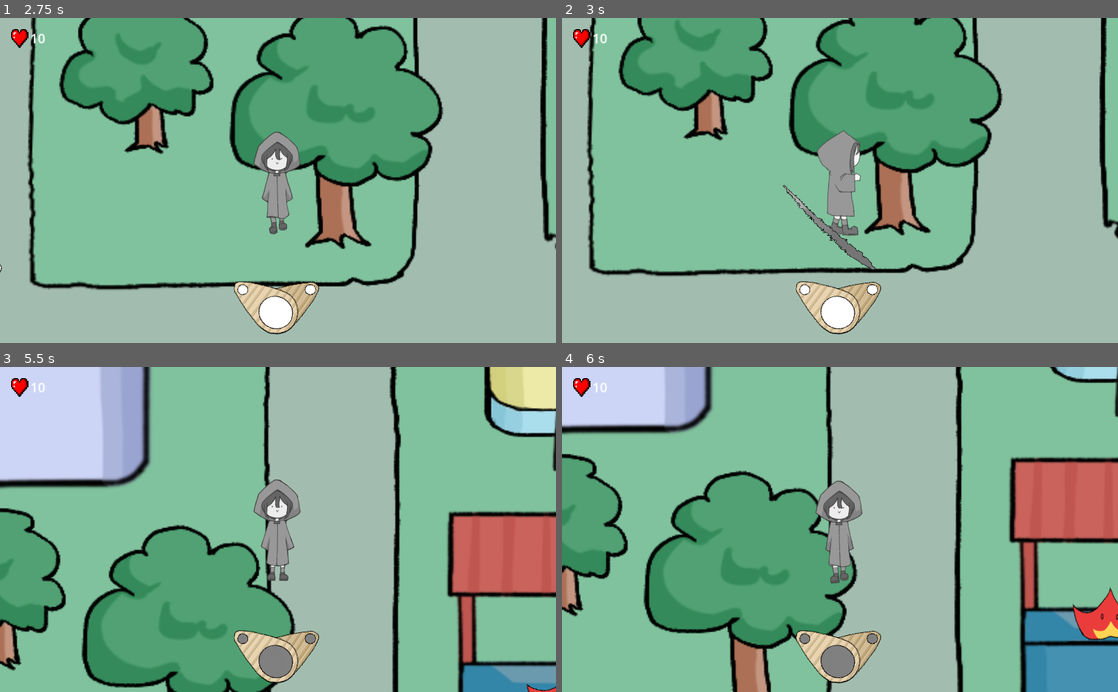
Above: before the commit, frames 1-4 (two rows, left to right).
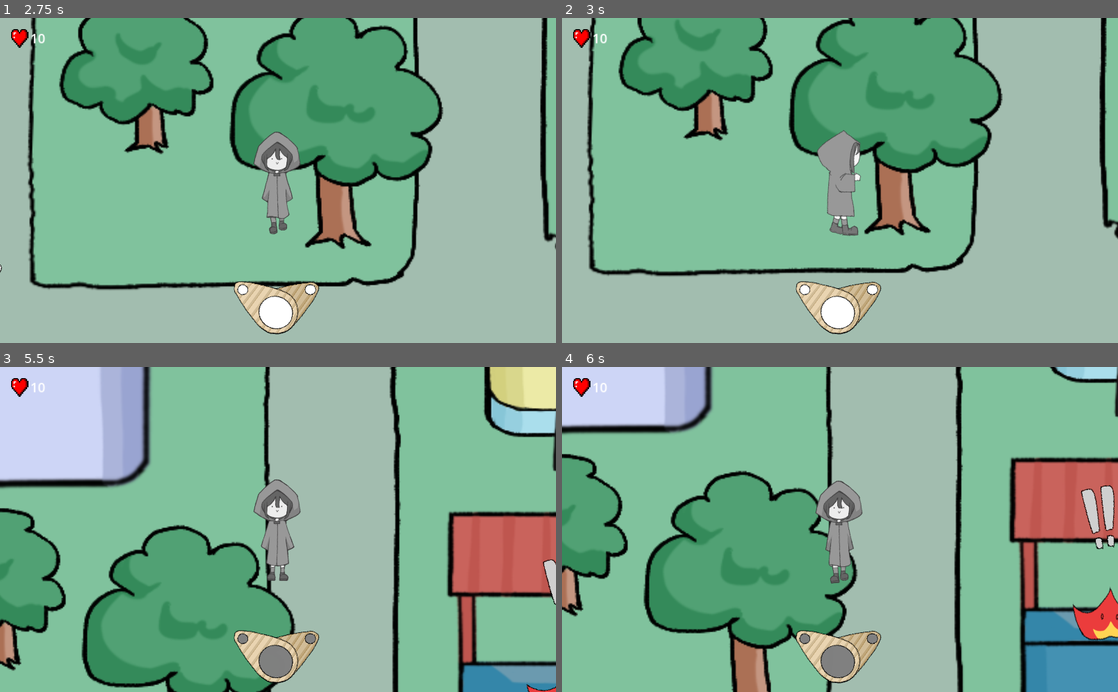
Above: after the commit, the same moments.

Repository: JMSVY-Super-Cool-Group-14/Dye-Chromatic
Game: Godot game, scene res://scenes/ui/main.tscn
The game is run twice, just before and just after one commit, with the same random seed, the same clock (stepped at 60 frames per second) and the same inputs.
Inputs (mouse positions are in pixels of both pictures, inside the frame that each line leads up to):
- Up to frame 1 (2.75 s): click "New Game" at 0.5 s; move the mouse to (400, 164) at 1.27 s; hold D (move_right) 1.28-2.03 s; tap C (interact) at 1.35 s; move the mouse to (166, 196) at 2.02 s; hold S (move_down) from 2.03 s (still down); tap V (lock_on) at 2.1 s
- Up to frame 2 (3 s): move the mouse to (895, 109) at 2.77 s; release S (move_down) at 2.78 s; hold D (move_right) from 2.78 s (still down); hold F (melee_attack) from 2.78 s (still down)
- Up to frame 3 (5.5 s): move the mouse to (250, 594) at 3.52 s; release D (move_right) at 3.53 s; release F (melee_attack) at 3.53 s; hold W (move_up) 3.53-4.28 s; tap Space (ranged_attack) at 3.6 s; move the mouse to (444, 578) at 4.27 s; hold J (special_attack) 4.28-5.03 s; hold Q (left_colour) from 4.28 s (still down); move the mouse to (111, 480) at 5.02 s; tap Shift (sprint) at 5.1 s
- Up to frame 4 (6 s): move the mouse to (867, 529) at 5.77 s; release Q (left_colour) at 5.78 s; hold S (move_down) from 5.78 s (still down); hold K (ultimate_attack) from 5.78 s (still down)

Frame 1 is identical in both runs. In frame 2, 0.5% of the frame differs, in the area x 39-57%, y 51-78%; in frame 3, 0.2%; in frame 4, 0.7%, in the area x 93-100%, y 36-57%.
Error after the commit: Attempt to call function 'get_overlapping_bodies' in base 'null instance' on a null instance. (res://scripts/player.gd:410)

Commit message:
Alerts for chase entered and exited

Diff:
--- a/src/scenes/Enemies/Enemy.tscn
+++ b/src/scenes/Enemies/Enemy.tscn
@@ -11,6 +11,17 @@
 [ext_resource type="Script" path="res://scripts/Enemies/FireSlime/FireSlimeDeath.gd" id="9_teb81"]
 [ext_resource type="Script" path="res://scripts/Enemies/FireSlime/FireSlimeStun.gd" id="10_naw5n"]
 [ext_resource type="Script" path="res://scripts/Enemies/Enemy States/EnemyRangeAttack.gd" id="11_rxyjb"]
+[ext_resource type="Texture2D" uid="uid://by3xjc0rv0nus" path="res://assets/sprites/spotted.sprites/Spotted-1.tres" id="12_66kjt"]
+[ext_resource type="Texture2D" uid="uid://dudglwf1oftfg" path="res://assets/sprites/spotted.sprites/Spotted-2.tres" id="13_fwx24"]
+[ext_resource type="Texture2D" uid="uid://svqre5ew6roy" path="res://assets/sprites/spotted.sprites/Spotted-3.tres" id="14_baox4"]
+[ext_resource type="Texture2D" uid="uid://byaonk7q8w64f" path="res://assets/sprites/spotted.sprites/Spotted-4.tres" id="15_rrqde"]
+[ext_resource type="Texture2D" uid="uid://0k3xxjbnohfv" path="res://assets/sprites/spotted.sprites/Spotted-5.tres" id="16_av8p4"]
+[ext_resource type="Texture2D" uid="uid://bq5jox6cb6gj8" path="res://assets/sprites/spotted.sprites/Spotted-6.tres" id="17_62p8v"]
+[ext_resource type="Texture2D" uid="uid://brda7gfc2rwna" path="res://assets/sprites/sensed.sprites/Sensed-1.tres" id="18_m7636"]
+[ext_resource type="Texture2D" uid="uid://di1j3a3nkpw6o" path="res://assets/sprites/sensed.sprites/Sensed-2.tres" id="19_e2215"]
+[ext_resource type="Texture2D" uid="uid://dasqnkttr5f44" path="res://assets/sprites/sensed.sprites/Sensed-3.tres" id="20_d5cw8"]
+[ext_resource type="Texture2D" uid="uid://2gs2beowu7e2" path="res://assets/sprites/sensed.sprites/Sensed-4.tres" id="21_i6qf5"]
+[ext_resource type="Texture2D" uid="uid://drqe0x83kfvk4" path="res://assets/sprites/sensed.sprites/Sensed-5.tres" id="22_8i4iw"]
 
 [sub_resource type="ShaderMaterial" id="ShaderMaterial_4pjsy"]
 resource_local_to_scene = true
@@ -238,6 +249,55 @@
 [sub_resource type="CircleShape2D" id="CircleShape2D_mc8br"]
 radius = 7.4
 
+[sub_resource type="SpriteFrames" id="SpriteFrames_q2mvy"]
+animations = [{
+"frames": [{
+"duration": 1.0,
+"texture": ExtResource("12_66kjt")
+}, {
+"duration": 1.0,
+"texture": ExtResource("13_fwx24")
+}, {
+"duration": 1.0,
+"texture": ExtResource("14_baox4")
+}, {
+"duration": 1.0,
+"texture": ExtResource("15_rrqde")
+}, {
+"duration": 1.0,
+"texture": ExtResource("16_av8p4")
+}, {
+"duration": 1.0,
+"texture": ExtResource("17_62p8v")
+}],
+"loop": false,
+"name": &"default",
+"speed": 5.0
+}]
+
+[sub_resource type="SpriteFrames" id="SpriteFrames_5b251"]
+animations = [{
+"frames": [{
+"duration": 1.0,
+"texture": ExtResource("18_m7636")
+}, {
+"duration": 1.0,
+"texture": ExtResource("19_e2215")
+}, {
+"duration": 1.0,
+"texture": ExtResource("20_d5cw8")
+}, {
+"duration": 1.0,
+"texture": ExtResource("21_i6qf5")
+}, {
+"duration": 1.0,
+"texture": ExtResource("22_8i4iw")
+}],
+"loop": true,
+"name": &"default",
+"speed": 5.0
+}]
+
 [node name="Slime" type="CharacterBody2D" node_paths=PackedStringArray("fsm") groups=["enemy"]]
 scale = Vector2(5, 5)
 script = ExtResource("1_xq5uw")
@@ -287,6 +347,19 @@
 [node name="RangeAttack" type="Node" parent="State Machine"]
 script = ExtResource("11_rxyjb")
 
+[node name="Alerted" type="AnimatedSprite2D" parent="."]
+visible = false
+position = Vector2(1, -30.8)
+scale = Vector2(0.05, 0.05)
+sprite_frames = SubResource("SpriteFrames_q2mvy")
+
+[node name="Confused" type="AnimatedSprite2D" parent="."]
+visible = false
+position = Vector2(1, -22.2)
+scale = Vector2(0.05, 0.05)
+sprite_frames = SubResource("SpriteFrames_5b251")
+frame_progress = 0.942786
+
 [connection signal="body_entered" from="Hit Box" to="." method="_on_hit_box_body_entered"]
 [connection signal="body_exited" from="Hit Box" to="State Machine/Attack" method="_on_hit_box_body_exited"]
 [connection signal="took_dmg" from="State Machine" to="." method="_on_state_machine_took_dmg"]
--- /dev/null
+++ b/src/scenes/Enemies/detected.tscn
@@ -0,0 +1,47 @@
+[gd_scene load_steps=8 format=3 uid="uid://iv7lrg5rl3c"]
+
+[ext_resource type="Texture2D" uid="uid://by3xjc0rv0nus" path="res://assets/sprites/spotted.sprites/Spotted-1.tres" id="1_r0j6n"]
+[ext_resource type="Texture2D" uid="uid://dudglwf1oftfg" path="res://assets/sprites/spotted.sprites/Spotted-2.tres" id="2_wdjxu"]
+[ext_resource type="Texture2D" uid="uid://svqre5ew6roy" path="res://assets/sprites/spotted.sprites/Spotted-3.tres" id="3_673p2"]
+[ext_resource type="Texture2D" uid="uid://byaonk7q8w64f" path="res://assets/sprites/spotted.sprites/Spotted-4.tres" id="4_yy0cw"]
+[ext_resource type="Texture2D" uid="uid://0k3xxjbnohfv" path="res://assets/sprites/spotted.sprites/Spotted-5.tres" id="5_6e1xo"]
+[ext_resource type="Texture2D" uid="uid://bq5jox6cb6gj8" path="res://assets/sprites/spotted.sprites/Spotted-6.tres" id="6_3wi88"]
+
+[sub_resource type="SpriteFrames" id="SpriteFrames_medwl"]
+animations = [{
+"frames": [{
+"duration": 1.0,
+"texture": ExtResource("1_r0j6n")
+}, {
+"duration": 1.0,
+"texture": ExtResource("2_wdjxu")
+}, {
+"duration": 1.0,
+"texture": ExtResource("3_673p2")
+}, {
+"duration": 1.0,
+"texture": ExtResource("4_yy0cw")
+}, {
+"duration": 1.0,
+"texture": ExtResource("5_6e1xo")
+}, {
+"duration": 1.0,
+"texture": ExtResource("6_3wi88")
+}],
+"loop": false,
+"name": &"alerted",
+"speed": 5.0
+}]
+
+[node name="Detected" type="Control"]
+layout_mode = 3
+anchors_preset = 0
+offset_right = 40.0
+offset_bottom = 40.0
+
+[node name="AnimatedSprite2D" type="AnimatedSprite2D" parent="."]
+position = Vector2(14, -988)
+sprite_frames = SubResource("SpriteFrames_medwl")
+animation = &"alerted"
+frame = 5
+frame_progress = 1.0
--- a/src/scenes/Enemies/fire_slime.tscn
+++ b/src/scenes/Enemies/fire_slime.tscn
@@ -26,6 +26,17 @@
 [ext_resource type="Script" path="res://scripts/Enemies/FireSlime/FireSlimeIdle.gd" id="22_y3m78"]
 [ext_resource type="Script" path="res://scripts/Enemies/FireSlime/FireSlimeChase.gd" id="23_ajkd2"]
 [ext_resource type="Script" path="res://scripts/Enemies/FireSlime/FireSlimeAttack.gd" id="24_1mavq"]
+[ext_resource type="Texture2D" uid="uid://by3xjc0rv0nus" path="res://assets/sprites/spotted.sprites/Spotted-1.tres" id="27_32yit"]
+[ext_resource type="Texture2D" uid="uid://dudglwf1oftfg" path="res://assets/sprites/spotted.sprites/Spotted-2.tres" id="28_qb7cc"]
+[ext_resource type="Texture2D" uid="uid://svqre5ew6roy" path="res://assets/sprites/spotted.sprites/Spotted-3.tres" id="29_fc4gf"]
+[ext_resource type="Texture2D" uid="uid://byaonk7q8w64f" path="res://assets/sprites/spotted.sprites/Spotted-4.tres" id="30_q2uur"]
+[ext_resource type="Texture2D" uid="uid://0k3xxjbnohfv" path="res://assets/sprites/spotted.sprites/Spotted-5.tres" id="31_1kj1v"]
+[ext_resource type="Texture2D" uid="uid://bq5jox6cb6gj8" path="res://assets/sprites/spotted.sprites/Spotted-6.tres" id="32_tim3e"]
+[ext_resource type="Texture2D" uid="uid://brda7gfc2rwna" path="res://assets/sprites/sensed.sprites/Sensed-1.tres" id="33_653ni"]
+[ext_resource type="Texture2D" uid="uid://di1j3a3nkpw6o" path="res://assets/sprites/sensed.sprites/Sensed-2.tres" id="34_nlkp5"]
+[ext_resource type="Texture2D" uid="uid://dasqnkttr5f44" path="res://assets/sprites/sensed.sprites/Sensed-3.tres" id="35_e6q08"]
+[ext_resource type="Texture2D" uid="uid://2gs2beowu7e2" path="res://assets/sprites/sensed.sprites/Sensed-4.tres" id="36_dohva"]
+[ext_resource type="Texture2D" uid="uid://drqe0x83kfvk4" path="res://assets/sprites/sensed.sprites/Sensed-5.tres" id="37_eo1e5"]
 
 [sub_resource type="ShaderMaterial" id="ShaderMaterial_4pjsy"]
 resource_local_to_scene = true
@@ -150,7 +161,57 @@
 [sub_resource type="CircleShape2D" id="CircleShape2D_mc8br"]
 radius = 2.47386
 
+[sub_resource type="SpriteFrames" id="SpriteFrames_a8080"]
+animations = [{
+"frames": [{
+"duration": 1.0,
+"texture": ExtResource("27_32yit")
+}, {
+"duration": 1.0,
+"texture": ExtResource("28_qb7cc")
+}, {
+"duration": 1.0,
+"texture": ExtResource("29_fc4gf")
+}, {
+"duration": 1.0,
+"texture": ExtResource("30_q2uur")
+}, {
+"duration": 1.0,
+"texture": ExtResource("31_1kj1v")
+}, {
+"duration": 1.0,
+"texture": ExtResource("32_tim3e")
+}],
+"loop": false,
+"name": &"default",
+"speed": 5.0
+}]
+
+[sub_resource type="SpriteFrames" id="SpriteFrames_ksgki"]
+animations = [{
+"frames": [{
+"duration": 1.0,
+"texture": ExtResource("33_653ni")
+}, {
+"duration": 1.0,
+"texture": ExtResource("34_nlkp5")
+}, {
+"duration": 1.0,
+"texture": ExtResource("35_e6q08")
+}, {
+"duration": 1.0,
+"texture": ExtResource("36_dohva")
+}, {
+"duration": 1.0,
+"texture": ExtResource("37_eo1e5")
+}],
+"loop": true,
+"name": &"default",
+"speed": 5.0
+}]
+
 [node name="Fire Slime" type="CharacterBody2D" node_paths=PackedStringArray("fsm") groups=["enemy"]]
+position = Vector2(-1, 9)
 scale = Vector2(5, 5)
 script = ExtResource("1_r53rm")
 fsm = NodePath("State Machine")
@@ -169,13 +230,13 @@
 }
 
 [node name="CollisionShape2D" type="CollisionShape2D" parent="."]
-position = Vector2(-1.49012e-08, -2.6)
+position = Vector2(8.94066e-09, -2.4)
 shape = SubResource("CircleShape2D_rk53v")
 
 [node name="Hit Box" type="Area2D" parent="."]
 
 [node name="CollisionShape2D" type="CollisionShape2D" parent="Hit Box"]
-position = Vector2(-1.49012e-08, -2.6)
+position = Vector2(-2.98027e-09, -2.2)
 shape = SubResource("CircleShape2D_mc8br")
 
 [node name="State Machine" type="Node" parent="."]
@@ -200,5 +261,19 @@
 [node name="Stun" type="Node" parent="State Machine"]
 script = ExtResource("10_e6us1")
 
+[node name="Alerted" type="AnimatedSprite2D" parent="."]
+visible = false
+position = Vector2(0.2, -9.2)
+scale = Vector2(0.01, 0.01)
+sprite_frames = SubResource("SpriteFrames_a8080")
+
+[node name="Confused" type="AnimatedSprite2D" parent="."]
+visible = false
+position = Vector2(0.2, -9.2)
+scale = Vector2(0.01, 0.01)
+sprite_frames = SubResource("SpriteFrames_ksgki")
+
 [connection signal="body_entered" from="Hit Box" to="." method="_on_hit_box_body_entered"]
 [connection signal="body_exited" from="Hit Box" to="State Machine/RangeAttack" method="_on_hit_box_body_exited"]
+[connection signal="took_dmg" from="State Machine" to="." method="_on_state_machine_took_dmg"]
+[connection signal="took_dmg" from="State Machine" to="AnimatedSprite2D" method="_on_state_machine_took_dmg"]
--- a/src/scenes/player.tscn
+++ b/src/scenes/player.tscn
@@ -40,11 +40,6 @@
 [ext_resource type="Texture2D" uid="uid://dyxxmbruridks" path="res://assets/sprites/mc_basic.sprites/walk_back/walk_b6.tres" id="31_tl005"]
 [ext_resource type="Script" path="res://scripts/PlayerAnimated.gd" id="33_pu3a3"]
 [ext_resource type="Script" path="res://scripts/Camera2D.gd" id="34_oibyl"]
-[ext_resource type="Texture2D" uid="uid://dex3d2e5spbo6" path="res://assets/sprites/slash.sprites/Slash-1.tres" id="41_044ym"]
-[ext_resource type="Texture2D" uid="uid://ui4hssfnydx4" path="res://assets/sprites/slash.sprites/Slash-2.tres" id="42_ge6ck"]
-[ext_resource type="Texture2D" uid="uid://cxxag1we6q62f" path="res://assets/sprites/slash.sprites/Slash-3.tres" id="43_yem7g"]
-[ext_resource type="Texture2D" uid="uid://l2nvsqvjk3wm" path="res://assets/sprites/slash.sprites/Slash-4.tres" id="44_6dvai"]
-[ext_resource type="Texture2D" uid="uid://bg1h6s2vbpvvn" path="res://assets/UI/targetLockTemp.png" id="45_ar07b"]
 
 [sub_resource type="SpriteFrames" id="SpriteFrames_bgi2u"]
 animations = [{
@@ -215,102 +210,6 @@
 height = 1020.0
 
 [sub_resource type="CapsuleShape2D" id="CapsuleShape2D_ugejp"]
-
-[sub_resource type="SpriteFrames" id="SpriteFrames_jbfnq"]
-animations = [{
-"frames": [{
-"duration": 0.1,
-"texture": null
-}, {
-"duration": 0.1,
-"texture": ExtResource("41_044ym")
-}, {
-"duration": 0.1,
-"texture": ExtResource("42_ge6ck")
-}, {
-"duration": 0.1,
-"texture": ExtResource("43_yem7g")
-}, {
-"duration": 0.1,
-"texture": ExtResource("44_6dvai")
-}, {
-"duration": 0.1,
-"texture": null
-}],
-"loop": false,
-"name": &"attack",
-"speed": 15.0
-}]
-
-[sub_resource type="Animation" id="Animation_81yjo"]
-resource_name = "attack1"
-length = 3.5
-tracks/0/type = "value"
-tracks/0/imported = false
-tracks/0/enabled = true
-tracks/0/path = NodePath("MeleeAnimate1:frame")
-tracks/0/interp = 1
-tracks/0/loop_wrap = true
-tracks/0/keys = {
-"times": PackedFloat32Array(0, 0.2, 1, 1.8, 2.6, 3.5),
-"transitions": PackedFloat32Array(1, 1, 1, 1, 1, 1),
-"update": 1,
-"values": [0, 1, 2, 3, 4, 5]
-}
-tracks/1/type = "value"
-tracks/1/imported = false
-tracks/1/enabled = true
-tracks/1/path = NodePath("MeleeHitbox:disabled")
-tracks/1/interp = 1
-tracks/1/loop_wrap = true
-tracks/1/keys = {
-"times": PackedFloat32Array(0, 1, 3, 3.5),
-"transitions": PackedFloat32Array(1, 1, 1, 1),
-"update": 1,
-"values": [true, false, false, true]
-}
-
-[sub_resource type="AnimationLibrary" id="AnimationLibrary_qtfsg"]
-_data = {
-"attack1": SubResource("Animation_81yjo")
-}
-
-[sub_resource type="Animation" id="Animation_l0y56"]
-resource_name = "attack2"
-length = 3.5
-tracks/0/type = "value"
-tracks/0/imported = false
-tracks/0/enabled = true
-tracks/0/path = NodePath(".:frame")
-tracks/0/interp = 1
-tracks/0/loop_wrap = true
-tracks/0/keys = {
-"times": PackedFloat32Array(0, 0.2, 1, 1.8, 2.6, 3.5),
-"transitions": PackedFloat32Array(1, 1, 1, 1, 1, 1),
-"update": 1,
-"values": [0, 1, 2, 3, 4, 5]
-}
-tracks/1/type = "value"
-tracks/1/imported = false
-tracks/1/enabled = true
-tracks/1/path = NodePath("../MeleeHitbox:disabled")
-tracks/1/interp = 1
-tracks/1/loop_wrap = true
-tracks/1/keys = {
-"times": PackedFloat32Array(0, 1, 3, 3.5),
-"transitions": PackedFloat32Array(1, 1, 1, 1),
-"update": 1,
-"values": [true, false, false, true]
-}
-
-[sub_resource type="AnimationLibrary" id="AnimationLibrary_2r1e6"]
-_data = {
-"attack2": SubResource("Animation_l0y56")
-}
-
-[sub_resource type="CircleShape2D" id="CircleShape2D_aq8ff"]
-
-[sub_resource type="RectangleShape2D" id="RectangleShape2D_15o0i"]
 
 [node name="Player" type="Area2D" groups=["player"]]
 script = ExtResource("1_p4u05")
@@ -320,6 +219,7 @@
 sprite_frames = SubResource("SpriteFrames_bgi2u")
 animation = &"melee_up"
 autoplay = "idle"
+frame_progress = 0.0637815
 script = ExtResource("33_pu3a3")
 
 [node name="CollisionShape2D" type="CollisionShape2D" parent="." groups=["player"]]
@@ -333,57 +233,8 @@
 script = ExtResource("34_oibyl")
 
 [node name="MeleeRange" type="Area2D" parent="."]
-position = Vector2(0, -61)
-
-[node name="MeleeHitbox" type="CollisionShape2D" parent="MeleeRange"]
-scale = Vector2(6.12829, 4.58599)
+
+[node name="CollisionShape2D" type="CollisionShape2D" parent="MeleeRange"]
+scale = Vector2(8.68829, 5.42599)
 shape = SubResource("CapsuleShape2D_ugejp")
 disabled = true
-
-[node name="MeleeAnimate1" type="AnimatedSprite2D" parent="MeleeRange"]
-rotation = 1.5708
-scale = Vector2(0.2, 0.2)
-sprite_frames = SubResource("SpriteFrames_jbfnq")
-animation = &"attack"
-frame = 5
-
-[node name="MeleePlayer1" type="AnimationPlayer" parent="MeleeRange/MeleeAnimate1"]
-root_node = NodePath("../..")
-libraries = {
-"": SubResource("AnimationLibrary_qtfsg")
-}
-speed_scale = 12.0
-
-[node name="MeleeAnimate2" type="AnimatedSprite2D" parent="MeleeRange"]
-rotation = 1.5708
-scale = Vector2(0.2, -0.2)
-sprite_frames = SubResource("SpriteFrames_jbfnq")
-animation = &"attack"
-
-[node name="MeleePlayer2" type="AnimationPlayer" parent="MeleeRange/MeleeAnimate2"]
-libraries = {
-"": SubResource("AnimationLibrary_2r1e6")
-}
-speed_scale = 12.0
-
-[node name="BlueUlt" type="Area2D" parent="."]
-
-[node name="CollisionShape2D" type="CollisionShape2D" parent="BlueUlt"]
-scale = Vector2(15, 15)
-shape = SubResource("CircleShape2D_aq8ff")
-disabled = true
-
-[node name="DetectRange" type="Area2D" parent="."]
-
-[node name="CollisionShape2D" type="CollisionShape2D" parent="DetectRange"]
-position = Vector2(0, -112)
-scale = Vector2(19.04, 13.08)
-shape = SubResource("RectangleShape2D_15o0i")
-
-[node name="TargetLock" type="Sprite2D" parent="."]
-visible = false
-scale = Vector2(0.1, 0.1)
-texture = ExtResource("45_ar07b")
-
-[connection signal="body_entered" from="MeleeRange" to="." method="_on_melee_range_body_entered"]
-[connection signal="body_entered" from="BlueUlt" to="." method="_on_blue_ult_body_entered"]
--- a/src/scripts/Enemies/Enemy States/EnemyChase.gd
+++ b/src/scripts/Enemies/Enemy States/EnemyChase.gd
@@ -8,13 +8,20 @@
 @onready var enemy = $"../.."
 @onready var player = $"../../../../Player"
 @onready var sm = $".."
+@onready var alert = $"../../Alerted"
+@onready var confused = $"../../Confused"
 
 
 func _enter_state():
-	print("Chase")
+	confused.visible = false
+	alert.visible = true
+	alert.play("default")
 
 func _exit_state():
-	pass
+	alert.visible = false
+	confused.visible = true
+	confused.play("default")
+	get_tree().create_timer(2).timeout.connect(func(): confused.visible = false)
 
 func _state_physics_update(delta : float):
 	if player != null:
Not shown: 1 places in src/scenes/Enemies/Enemy.tscn that only renumber resources
Not shown: 1 places in src/scenes/Enemies/fire_slime.tscn that only renumber resources
Not shown: 1 places in src/scenes/player.tscn that only renumber resources
Not shown, changed: .DS_Store
Not shown, added: enemy/.DS_Store
